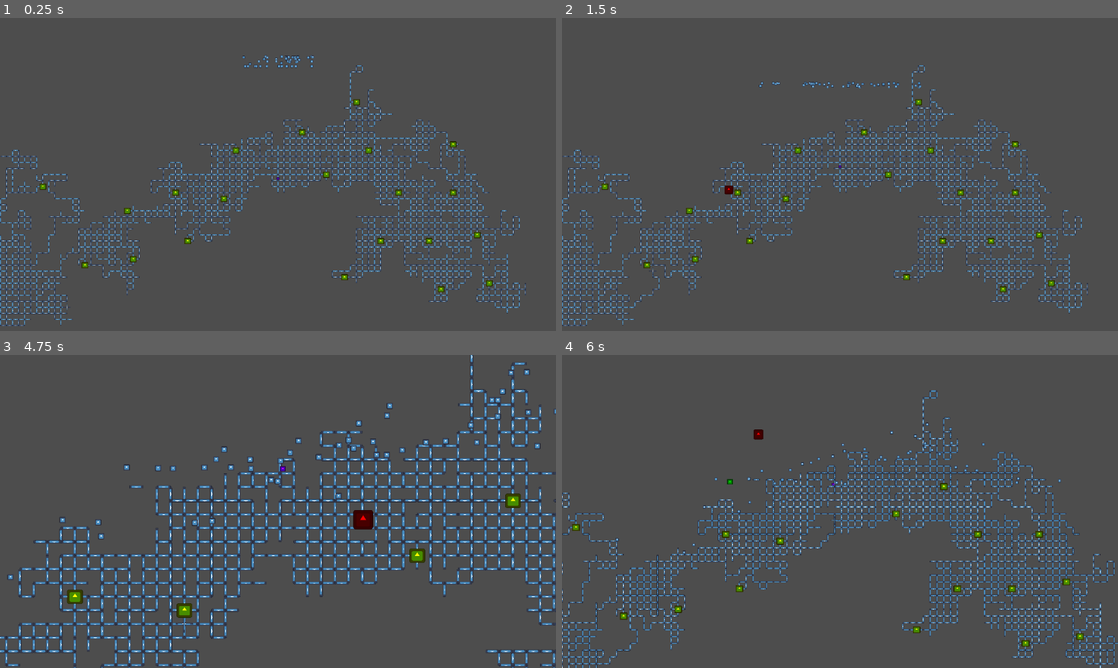
Above: before the commit, frames 1-4 (two rows, left to right).
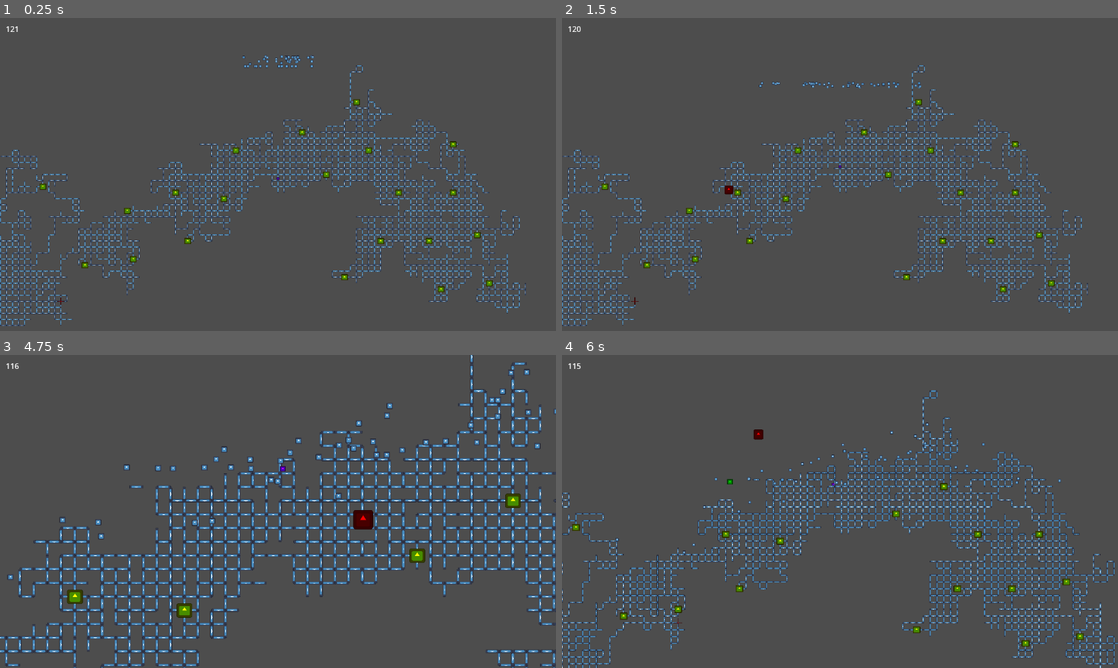
Above: after the commit, the same moments.

Repository: Kurooco/TwoDays
Game: Godot game, scene res://main.tscn
The game is run twice, just before and just after one commit, with the same random seed, the same clock (stepped at 60 frames per second) and the same inputs. The engine's default icon, where the game draws it, is replaced by a stand-in: a white triangle on a blue panel in a dark square.
Inputs (mouse positions are in pixels of both pictures, inside the frame that each line leads up to):
- Up to frame 1 (0.25 s): no input
- Up to frame 2 (1.5 s): move the mouse to (962, 158) at 0.52 s; hold W (up) from 0.53 s (still down); move the mouse to (728, 190) at 1.27 s; click (728, 190) at 1.35 s
- Up to frame 3 (4.75 s): move the mouse to (333, 442) at 2.02 s; hold A (left) 2.03-2.78 s; tap C (toggle camera) at 2.1, 4.35 s; move the mouse to (250, 574) at 2.77 s; move the mouse to (444, 558) at 3.52 s; click (444, 558) at 3.6 s; move the mouse to (111, 464) at 4.27 s; release W (up) at 4.28 s; hold D (down) from 4.28 s (still down); tap W (up) at 4.52, 4.55 s
- Up to frame 4 (6 s): tap W (up) at 4.82 s; move the mouse to (867, 511) at 5.02 s; release D (down) at 5.03 s; hold W (up) 5.03-5.78 s; move the mouse to (756, 433) at 5.77 s; hold A (left) from 5.78 s (still down); click (756, 433) at 5.85 s

The runs differ from the first frame. In frame 1, less than 0.1% of the frame differs, in the area x 1-13%, y 2-94%; in frame 2, less than 0.1%; in frame 3, 0.1%; in frame 4, 0.2%, in the area x 1-50%, y 2-97%.

Commit message:
basic player death

Diff:
--- a/bomb.tscn
+++ b/bomb.tscn
@@ -22,6 +22,7 @@
 shape = SubResource("CircleShape2D_rpe5d")
 
 [node name="OnScreenRect" parent="." instance=ExtResource("3_w2cdm")]
+use_current_screen_settings = true
 
 [connection signal="area_entered" from="." to="." method="_on_area_entered"]
 [connection signal="exit_rect" from="OnScreenRect" to="." method="_on_on_screen_rect_exit_rect"]
--- a/builder.tscn
+++ b/builder.tscn
@@ -4,6 +4,8 @@
 [ext_resource type="Texture2D" uid="uid://54xw02u713du" path="res://icon.svg" id="1_u8jal"]
 
 [node name="Node2D" type="Node2D"]
+modulate = Color(1, 0, 0, 1)
+self_modulate = Color(1, 0, 0, 1)
 
 [node name="Builder" type="Node2D" parent="."]
 scale = Vector2(0.5, 0.5)
@@ -19,7 +21,7 @@
 texture = ExtResource("1_u8jal")
 
 [node name="Timer" type="Timer" parent="Builder"]
-wait_time = 0.1
+wait_time = 0.3
 autostart = true
 
 [node name="Target" type="Sprite2D" parent="."]
--- a/cannon.gd
+++ b/cannon.gd
@@ -14,6 +14,11 @@
 func _process(delta):
 	pass
 
+func stop():
+	$Timer.stop()
+
+func set_time(seconds):
+	$Timer.wait_time = seconds
 
 func _on_timer_timeout():
 	var new_bomb = bombs.instantiate()
--- a/cannon.tscn
+++ b/cannon.tscn
@@ -2,7 +2,7 @@
 
 [ext_resource type="Script" path="res://cannon.gd" id="1_hib73"]
 
-[node name="Cannon" type="Node2D"]
+[node name="Cannon" type="Node2D" groups=["cannons"]]
 script = ExtResource("1_hib73")
 
 [node name="Timer" type="Timer" parent="."]
--- /dev/null
+++ b/main.gd
@@ -0,0 +1,23 @@
+extends Node2D
+
+
+# Called when the node enters the scene tree for the first time.
+func _ready():
+	pass # Replace with function body.
+
+
+# Called every frame. 'delta' is the elapsed time since the previous frame.
+func _process(delta):
+	$CanvasLayer/TimeLeft.text = str(round($CanvasLayer/Timer.time_left))
+	if($"/root/Autoload".coins == 0):
+		$CanvasLayer/Win.show()
+		get_tree().call_group("cannons", "stop")
+		$CanvasLayer/Timer.stop()
+
+
+func _on_timer_timeout():
+	get_tree().call_group("cannons", "set_time", .1)
+
+
+func _on_player_player_died():
+	$CanvasLayer/Death.show()
--- a/main.tscn
+++ b/main.tscn
@@ -1,5 +1,6 @@
-[gd_scene load_steps=10 format=3 uid="uid://cbpbwbt3gb260"]
+[gd_scene load_steps=11 format=3 uid="uid://cbpbwbt3gb260"]
 
+[ext_resource type="Script" path="res://main.gd" id="1_ilca8"]
 [ext_resource type="PackedScene" uid="uid://cq78ane1yx2ai" path="res://platform.tscn" id="1_ok1pe"]
 [ext_resource type="PackedScene" uid="uid://7gp3tb8il7xm" path="res://player.tscn" id="2_0ju8v"]
 [ext_resource type="PackedScene" uid="uid://bkcylhhj61hqa" path="res://builder.tscn" id="3_wdqlh"]
@@ -11,6 +12,7 @@
 [ext_resource type="PackedScene" uid="uid://dy3q78jku1yia" path="res://panic_spawner.tscn" id="9_ipclb"]
 
 [node name="Main" type="Node2D"]
+script = ExtResource("1_ilca8")
 
 [node name="Player" parent="." instance=ExtResource("2_0ju8v")]
 
@@ -42,4 +44,48 @@
 amount = 50
 worldmap = NodePath("..")
 
+[node name="CanvasLayer" type="CanvasLayer" parent="."]
+
+[node name="Win" type="Label" parent="CanvasLayer"]
+visible = false
+anchors_preset = 5
+anchor_left = 0.5
+anchor_right = 0.5
+offset_left = -565.5
+offset_top = 24.0
+offset_right = 565.5
+offset_bottom = 161.0
+grow_horizontal = 2
+theme_override_font_sizes/font_size = 100
+text = "You Saved the Fortress!"
+
+[node name="Death" type="Label" parent="CanvasLayer"]
+visible = false
+anchors_preset = 5
+anchor_left = 0.5
+anchor_right = 0.5
+offset_left = -565.5
+offset_top = 24.0
+offset_right = 565.5
+offset_bottom = 161.0
+grow_horizontal = 2
+theme_override_font_sizes/font_size = 100
+text = "You Failed"
+horizontal_alignment = 1
+
+[node name="Timer" type="Timer" parent="CanvasLayer"]
+wait_time = 121.0
+one_shot = true
+autostart = true
+
+[node name="TimeLeft" type="Label" parent="CanvasLayer"]
+offset_left = 12.0
+offset_top = 11.0
+offset_right = 52.0
+offset_bottom = 34.0
+text = "0:00"
+
+[connection signal="player_died" from="Player" to="." method="_on_player_player_died"]
+[connection signal="timeout" from="CanvasLayer/Timer" to="." method="_on_timer_timeout"]
+
 [editable path="Builder"]
--- a/on_screen_rect.gd
+++ b/on_screen_rect.gd
@@ -3,9 +3,14 @@
 signal exit_rect
 @export var top_left_rect : Vector2 = Vector2(-2304, -1296)
 @export var bottom_right_rect : Vector2 = Vector2(2304, 1296)
+@export var use_current_screen_settings : bool
 
 
 # Called every frame. 'delta' is the elapsed time since the previous frame.
 func _process(delta):
-	if(global_position.x < top_left_rect.x || global_position.x > bottom_right_rect.x || global_position.y < top_left_rect.y || global_position.y > bottom_right_rect.y):
-		emit_signal("exit_rect")
+	if(use_current_screen_settings):
+		if(global_position.x < -$"/root/Autoload".border.x*2 || global_position.x > $"/root/Autoload".border.x*2 || global_position.y < -$"/root/Autoload".border.y*2 || global_position.y > $"/root/Autoload".border.y*2):
+			emit_signal("exit_rect")
+	else:
+		if(global_position.x < top_left_rect.x || global_position.x > bottom_right_rect.x || global_position.y < top_left_rect.y || global_position.y > bottom_right_rect.y):
+			emit_signal("exit_rect")
--- a/panic.tscn
+++ b/panic.tscn
@@ -21,5 +21,6 @@
 [node name="OnScreenRect" parent="." instance=ExtResource("3_itl8l")]
 top_left_rect = Vector2(-10000, -1296)
 bottom_right_rect = Vector2(10000, 1296)
+use_current_screen_settings = true
 
 [connection signal="exit_rect" from="OnScreenRect" to="." method="_on_on_screen_rect_exit_rect"]
--- a/player.tscn
+++ b/player.tscn
@@ -1,8 +1,9 @@
-[gd_scene load_steps=5 format=3 uid="uid://7gp3tb8il7xm"]
+[gd_scene load_steps=6 format=3 uid="uid://7gp3tb8il7xm"]
 
 [ext_resource type="Script" path="res://player.gd" id="1_12cno"]
 [ext_resource type="Script" path="res://player_controller.gd" id="1_iedtl"]
 [ext_resource type="Texture2D" uid="uid://54xw02u713du" path="res://icon.svg" id="2_tipfi"]
+[ext_resource type="PackedScene" uid="uid://dpwx6uuswyfeb" path="res://on_screen_rect.tscn" id="4_t5ix3"]
 
 [sub_resource type="RectangleShape2D" id="RectangleShape2D_cg5n3"]
 
@@ -23,9 +24,14 @@
 scale = Vector2(0.160156, 0.160156)
 texture = ExtResource("2_tipfi")
 
+[node name="OnScreenRect" parent="CharacterBody2D" instance=ExtResource("4_t5ix3")]
+use_current_screen_settings = true
+
 [node name="Camera2D" type="Camera2D" parent="."]
 zoom = Vector2(0.25, 0.25)
 limit_left = -2304
 limit_top = -1310
 limit_right = 2304
 limit_bottom = 1310
+
+[connection signal="exit_rect" from="CharacterBody2D/OnScreenRect" to="." method="_on_on_screen_rect_exit_rect"]
--- a/player_controller.gd
+++ b/player_controller.gd
@@ -2,6 +2,7 @@
 
 var camera_mode = false
 var outward_zoom : Vector2
+signal player_died
 
 # Called when the node enters the scene tree for the first time.
 func _ready():
@@ -21,3 +22,11 @@
 	else:
 		$Camera2D.position = lerp($Camera2D.position, Vector2(0, 0), .03)
 		$Camera2D.zoom = lerp($Camera2D.zoom, outward_zoom, .03)
+
+
+func _on_on_screen_rect_exit_rect():
+	die()
+	hide()
+
+func die():
+	emit_signal("player_died")
